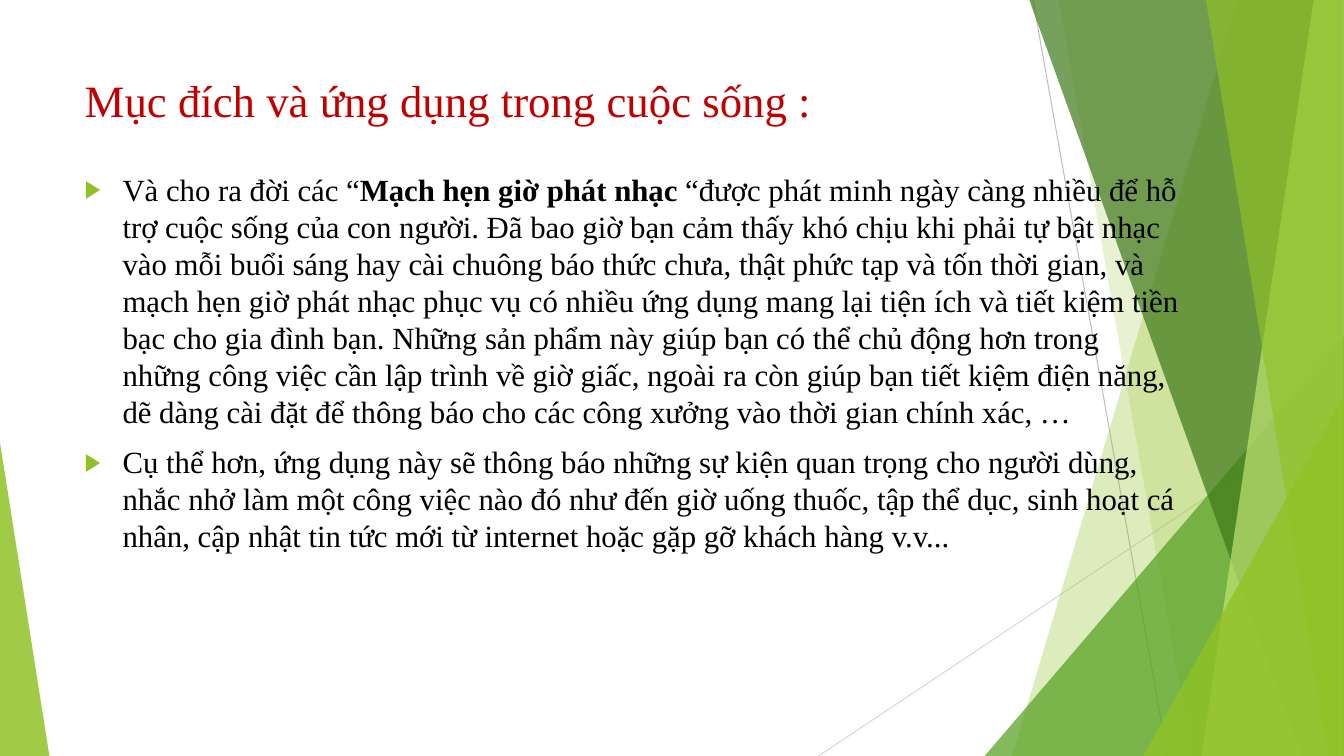
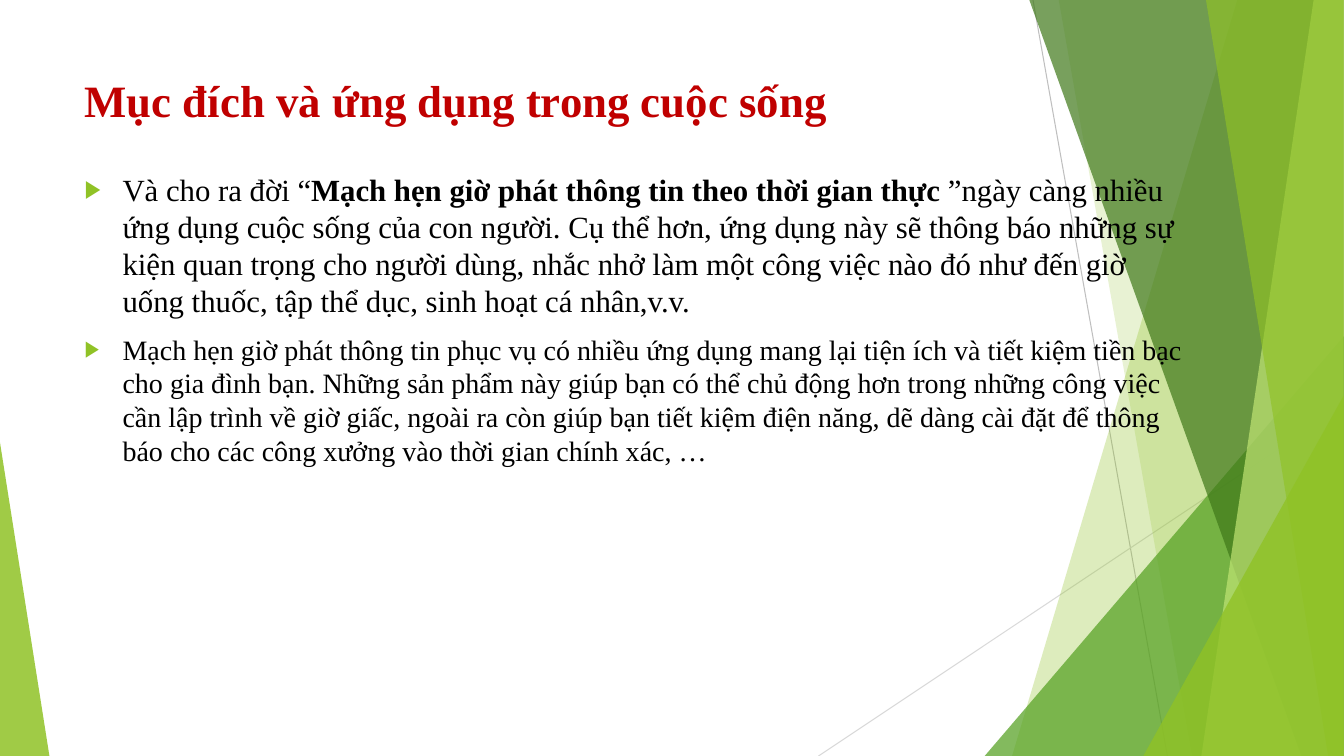
Before and after one commit to huynhlinh112/final, a slide deck: slide 4 of final.pptx. Drawn at 1344x756 pixels with LibreOffice and Linux fonts; fonts in the diff are those of the drawing. Boxes give left, top, right and bottom in pixels: in the first picture for what was removed or moved away, otherwise in the second. Text is boxed around its words. In the diff, an @@ line names an element or a change of style, - is before the commit and + after.

```diff
--- a/final.pptx
+++ b/final.pptx
@@ title at <box>85,84,826,126</box>: text changed; bold on @@
-Mục đích và ứng dụng trong cuộc sống :
+Mục đích và ứng dụng trong cuộc sống
@@ text at <box>123,177,1181,466</box>: text changed; size 22 to 20 pt @@
-▶ Và cho ra đời các “Mạch hẹn giờ phát nhạc “được phát minh ngày càng nhiều để hỗ trợ cuộc sống của con người. Đã bao giờ bạn cảm thấy khó chịu khi phải tự bật nhạc vào mỗi buổi sáng hay cài chuông báo thức chưa, thật phức tạp và tốn thời gian, và mạch hẹn giờ phát nhạc phục vụ có nhiều ứng dụng mang lại tiện ích và tiết kiệm tiền bạc cho gia đình bạn. Những sản phẩm này giúp bạn có thể chủ động hơn trong những công việc cần lập trình về giờ giấc, ngoài ra còn giúp bạn tiết kiệm điện năng, dẽ dàng cài đặt để thông báo cho các công xưởng vào thời gian chính xác, …
-▶ Cụ thể hơn, ứng dụng này sẽ thông báo những sự kiện quan trọng cho người dùng, nhắc nhở làm một công việc nào đó như đến giờ uống thuốc, tập thể dục, sinh hoạt cá nhân, cập nhật tin tức mới từ internet hoặc gặp gỡ khách hàng v.v...
+▶ Và cho ra đời “Mạch hẹn giờ phát thông tin theo thời gian thực ”ngày càng nhiều ứng dụng cuộc sống của con người. Cụ thể hơn, ứng dụng này sẽ thông báo những sự kiện quan trọng cho người dùng, nhắc nhở làm một công việc nào đó như đến giờ uống thuốc, tập thể dục, sinh hoạt cá nhân,v.v.
+▶ Mạch hẹn giờ phát thông tin phục vụ có nhiều ứng dụng mang lại tiện ích và tiết kiệm tiền bạc cho gia đình bạn. Những sản phẩm này giúp bạn có thể chủ động hơn trong những công việc cần lập trình về giờ giấc, ngoài ra còn giúp bạn tiết kiệm điện năng, dẽ dàng cài đặt để thông báo cho các công xưởng vào thời gian chính xác, …
```
Also in this commit, not shown: 10 other slides changed, 1 slide added.
